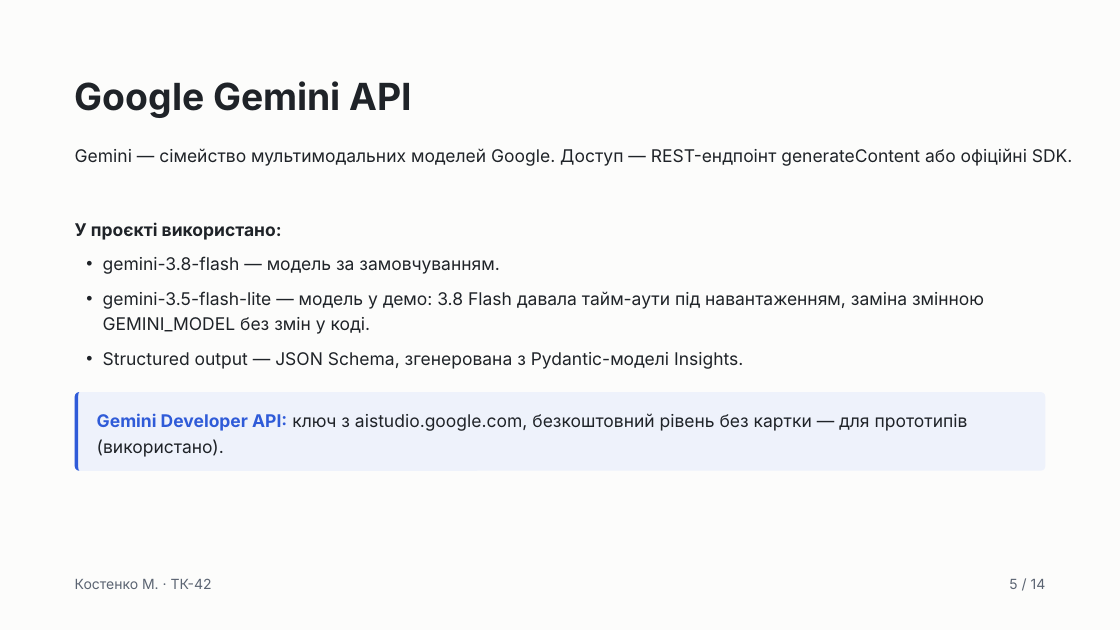
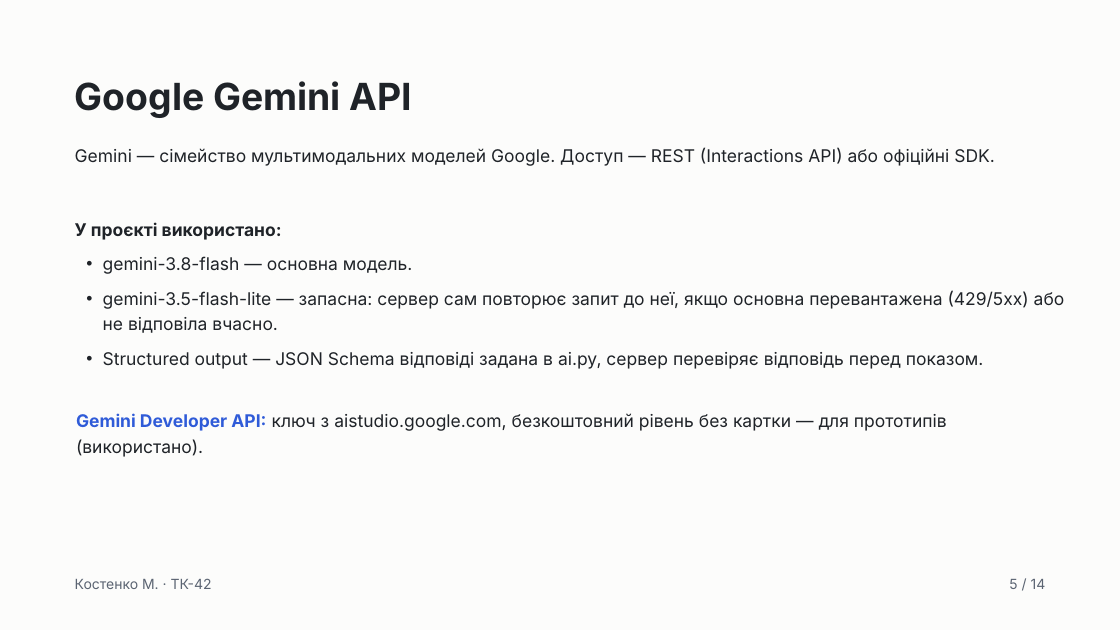
Before and after one commit to w1sed1/tracker-api, a slide deck: slide 5 of Habit Tracker + Gemini AI — Лаб. 2 «Хмарні обчислення».pptx. Drawn at 1120x630 pixels with LibreOffice and Linux fonts; fonts in the diff are those of the drawing. Boxes give left, top, right and bottom in pixels: in the first picture for what was removed or moved away, otherwise in the second. Text is boxed around its words. In the diff, an @@ line names an element or a change of style, - is before the commit and + after.

```diff
--- a/Habit Tracker + Gemini AI — Лаб. 2 «Хмарні обчислення».pptx
+++ b/Habit Tracker + Gemini AI — Лаб. 2 «Хмарні обчислення».pptx
@@ text at (75, 148, 995, 166): text changed @@
-Gemini — сімейство мультимодальних моделей Google. Доступ — REST-ендпоінт generateContent або офіційні SDK.
+Gemini — сімейство мультимодальних моделей Google. Доступ — REST (Interactions API) або офіційні SDK.
@@ text at (103, 256, 1065, 369): text changed @@
-• gemini-3.8-flash — модель за замовчуванням.
-• gemini-3.5-flash-lite — модель у демо: 3.8 Flash давала тайм-аути під навантаженням, заміна змінною GEMINI_MODEL без змін у коді.
-• Structured output — JSON Schema, згенерована з Pydantic-моделі Insights.
+• gemini-3.8-flash — основна модель.
+• gemini-3.5-flash-lite — запасна: сервер сам повторює запит до неї, якщо основна перевантажена (429/5xx) або не відповіла вчасно.
+• Structured output — JSON Schema відповіді задана в ai.py, сервер перевіряє відповідь перед показом.
@@ text "Gemini Developer API: ключ з ...": place and size @@
-text "Gemini Developer API: ключ з ..." at (75, 392, 1046, 471)
+text "Gemini Developer API: ключ з ..." at (76, 413, 947, 457)
@@ text "Gemini Developer API: ключ з ..." at (76, 413, 947, 457): fill #EEF2FB to none @@
@@ freeform shape removed at (75, 392, 1046, 471) @@
```
Also in this commit, not shown: 10 other slides changed, 4 other files.
